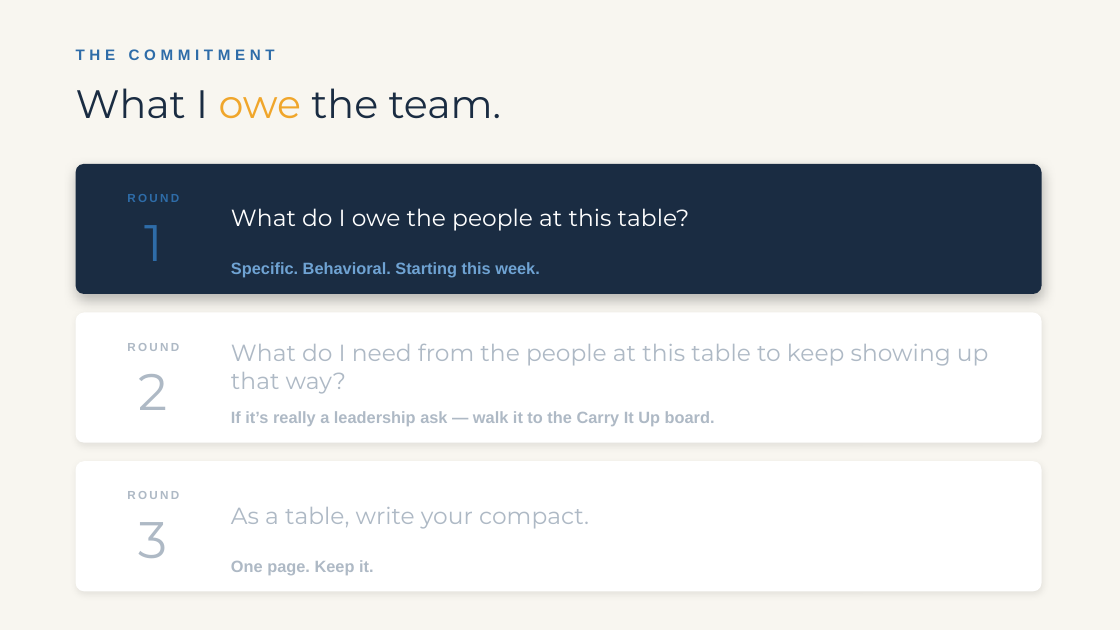
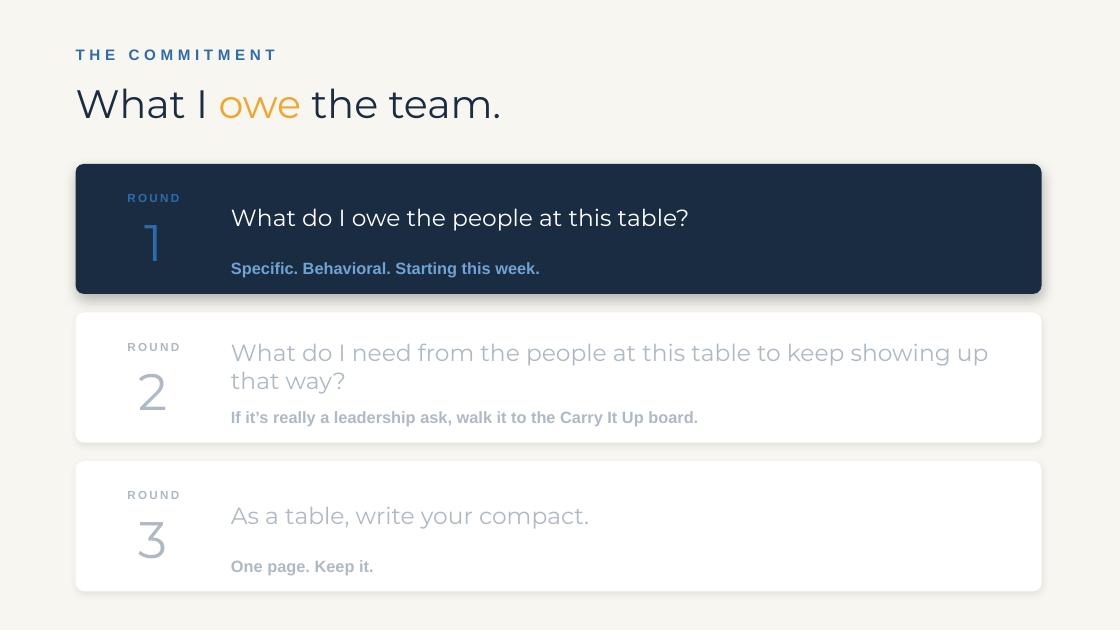
Before and after one commit to gaelin-sketch/belonging-assessment, a slide deck: slide 17 of slides/Session3_Anchored_Belonging_That_Survives_Change.pptx. Drawn at 1120x630 pixels with LibreOffice and Linux fonts; fonts in the diff are those of the drawing. Boxes give left, top, right and bottom in pixels: in the first picture for what was removed or moved away, otherwise in the second. Text is boxed around its words. In the diff, an @@ line names an element or a change of style, - is before the commit and + after.

```diff
--- a/slides/Session3_Anchored_Belonging_That_Survives_Change.pptx
+++ b/slides/Session3_Anchored_Belonging_That_Survives_Change.pptx
@@ text at (x1=231, y1=411, x2=698, y2=426): text changed @@
-If it’s really a leadership ask — walk it to the Carry It Up board.
+If it’s really a leadership ask, walk it to the Carry It Up board.
```
Also in this commit, not shown: 11 other slides changed, 1 other file.
